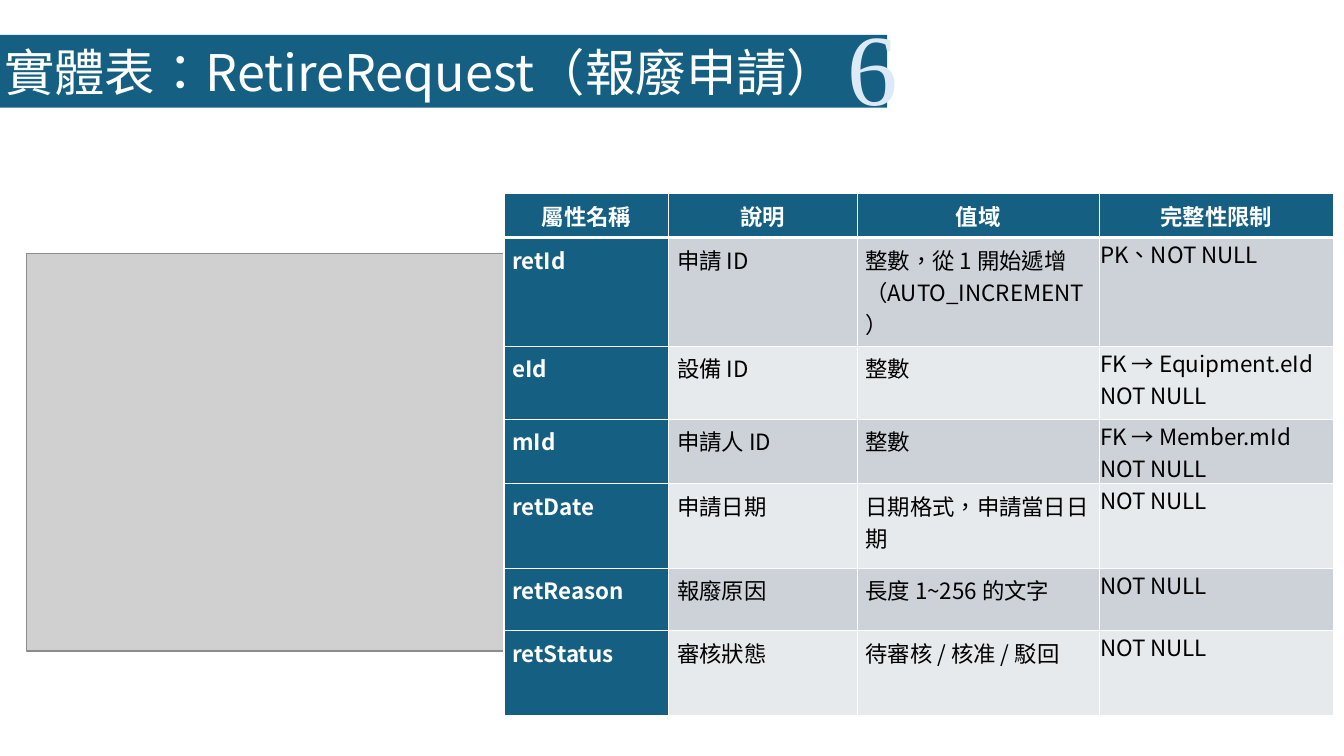
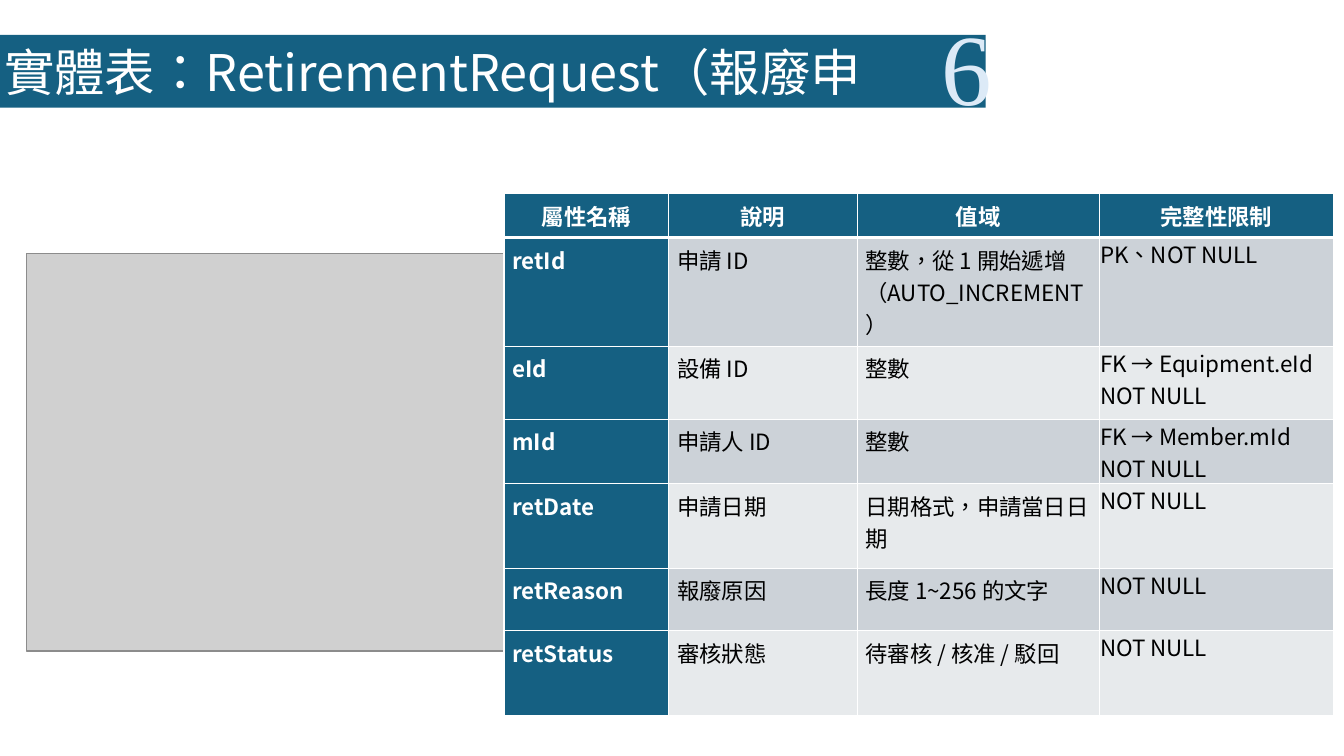
Before and after one commit to LazyEmotionO/NFU_DATABASE, a slide deck: slide 14 of 第四組_資料庫系統期末Part II簡報.pptx. Drawn at 1344x756 pixels with LibreOffice and Linux fonts; fonts in the diff are those of the drawing; grey boxes stand for pictures. Boxes give left, top, right and bottom in pixels: in the first picture for what was removed or moved away, otherwise in the second. Text is boxed around its words. In the diff, an @@ line names an element or a change of style, - is before the commit and + after.

```diff
--- a/第四組_資料庫系統期末Part II簡報.pptx
+++ b/第四組_資料庫系統期末Part II簡報.pptx
@@ text "6": place and size @@
-text "6" at (848,35,898,108)
+text "6" at (942,35,992,108)
@@ rectangle: place and size @@
-rectangle at (0,35,888,108)
+rectangle at (0,35,986,108)
@@ text at (4,48,861,108): text changed @@
-實體表：RetireRequest（報廢申請）
+實體表：RetirementRequest（報廢申請）
```
Also in this commit, not shown: 13 other slides changed, 1 slide added.
